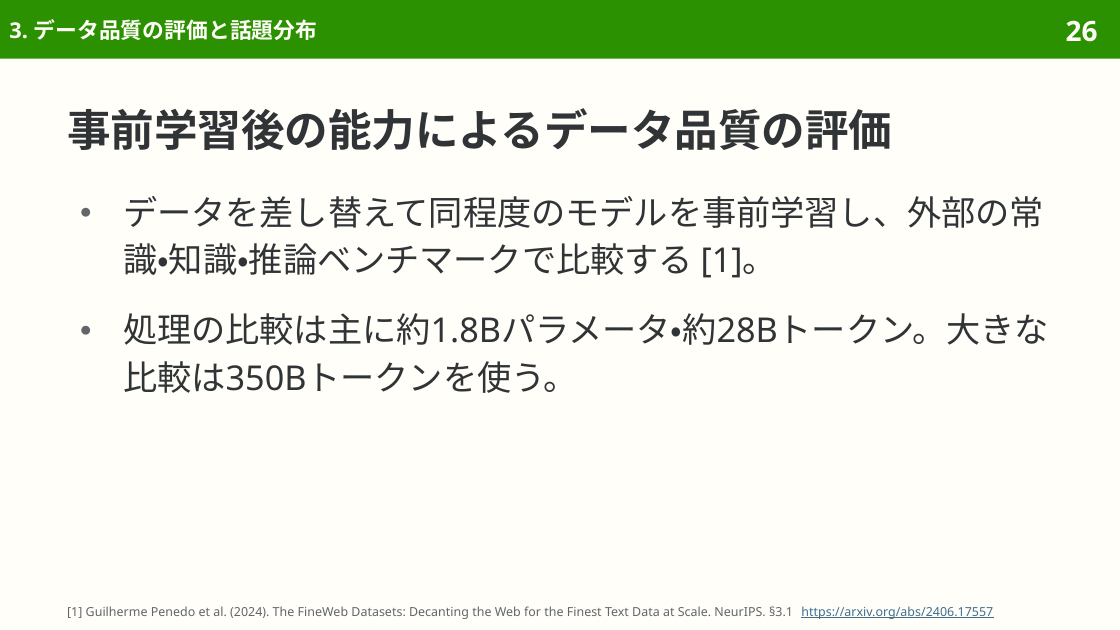
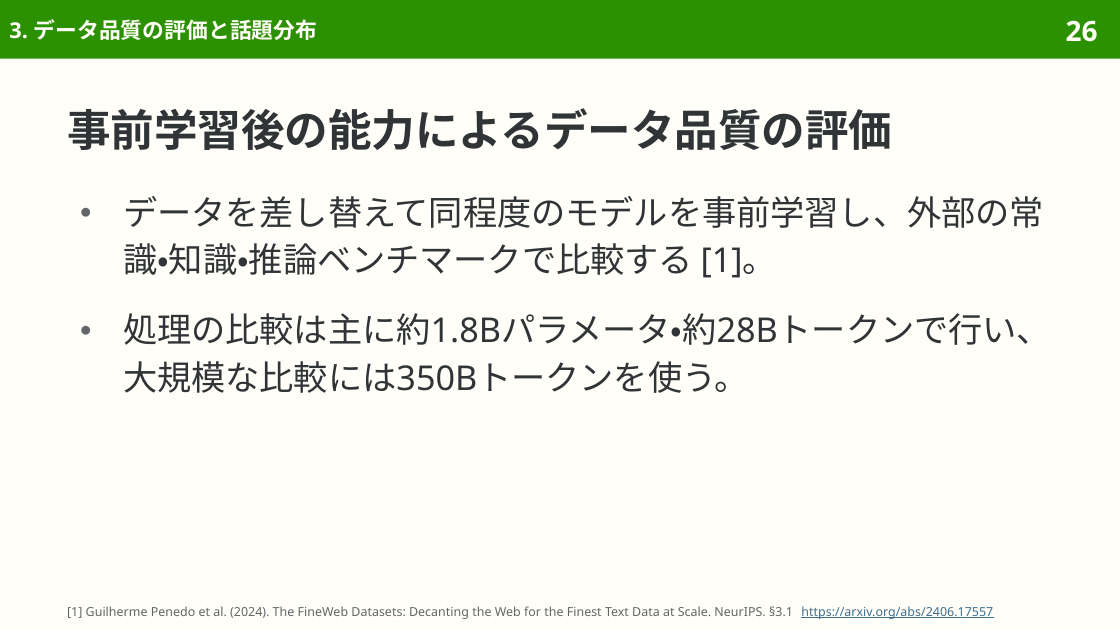
Before and after one commit to sasakiy84/datasets-in-10-minutes, a slide deck: slide 26 of slides/datasets-in-10-minutes-fineweb.pptx. Drawn at 1120x630 pixels with LibreOffice and Linux fonts; fonts in the diff are those of the drawing. Boxes give left, top, right and bottom in pixels: in the first picture for what was removed or moved away, otherwise in the second. Text is boxed around its words. In the diff, an @@ line names an element or a change of style, - is before the commit and + after.

```diff
--- a/slides/datasets-in-10-minutes-fineweb.pptx
+++ b/slides/datasets-in-10-minutes-fineweb.pptx
@@ text at [123, 313, 1051, 393]: text changed @@
-● 処理の比較は主に約1.8Bパラメータ・約28Bトークン。大きな比較は350Bトークンを使う。
+● 処理の比較は主に約1.8Bパラメータ・約28Bトークンで行い、大規模な比較には350Bトークンを使う。
```
Also in this commit, not shown: 17 other slides changed, 7 other files.
